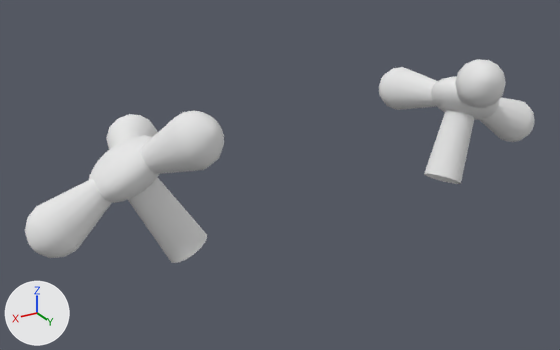
Before and after pictures for a commit that changed the OBJ model partyDarling/source/PartyDarling/assets/meshes/furniture/sink_handles_1.obj.
Before and after are seen from a 50 mm camera at (2.81, 4.05, 2.28) aimed at (0.22, -0.26, 0.13). Lighting does not change. The marker at lower left points along +X, +Y and +Z. Where no turn or scale is listed for an object, it has been applied to the vertices.

Script lines for the objects in view, before the commit:
```python
mat_initialshadinggroup = principled_material('initialShadingGroup')
mat_initialshadinggroup.base_color = (0.8, 0.8, 0.8)  # white #e7e7e7
mat_initialshadinggroup.roughness = 1.0
me_sink_handles_1 = bpy.data.meshes.new('sink_handles_1')
me_sink_handles_1.from_pydata(...)  # 850 vertices, 840 faces; spans x -2.02..2.02, y -0.81..0.44, z -0.16..0.9
me_sink_handles_1.materials.append(mat_initialshadinggroup)  # white #e7e7e7
ob_sink_handles_1 = bpy.data.objects.new('sink_handles_1', me_sink_handles_1)
ob_sink_handles_1.location = (0.0, 0.0, 0.0)
```
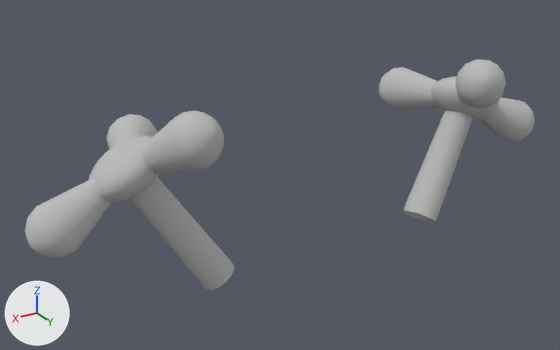
The newer file is also rescaled (x1.152), turned or shifted as a whole; pictures and numbers use the older file's frame.

Location of each change, [x1, y1, x2, y2] in pixels of the pictures (560 x 350 px; the box of a moved part takes in the faces that stretch with it):
```json
{"object": "sink_handles_1", "change": "recoloured, reshaped", "before": [25, 59, 534, 263], "after": [25, 59, 534, 290], "on screen": "white to grey, 13% taller"}
{"part": 1, "of": "me_sink_handles_1", "change": "moved or reshaped", "before": [128, 177, 207, 263], "after": [130, 177, 234, 290]}
{"part": 2, "of": "me_sink_handles_1", "change": "moved or reshaped", "before": [424, 110, 474, 184], "after": [403, 110, 473, 222]}
```

The change, as JSON lines over the scene's bpy script:
```json
{"op": "set", "path": "mat_initialshadinggroup.base_color", "old": "(0.8, 0.8, 0.8)", "new": "(0.5, 0.5, 0.5)", "note": "white #e7e7e7 -> grey #bcbcbc"}
{"block": "me_sink_handles_1", "where": "me_sink_handles_1.from_pydata(...)  # 850 vertices, 840 faces; spans x -2.02..2.02, y -0.81..0.44, z -0.16..0.9"}
{"block": "me_sink_handles_1", "where": "# used by ob_sink_handles_1; location = (0.0, 0.0, 0.0)"}
{"block": "me_sink_handles_1", "change": "me_sink_handles_1 part 1: all 14 vertices in x 0.93..1.19, y -0.12..0.16, z -0.16..-0.01 are scaled about their middle by (0.807, 1, 1), then moved by (-0.2, 0.0, -0.27)"}
{"block": "me_sink_handles_1", "change": "me_sink_handles_1 part 2: all 14 vertices in x -1.19..-0.93, y -0.12..0.16, z -0.16..-0.01 are scaled about their middle by (0.807, 1, 1), then moved by (0.2, 0.0, -0.27)"}
```
